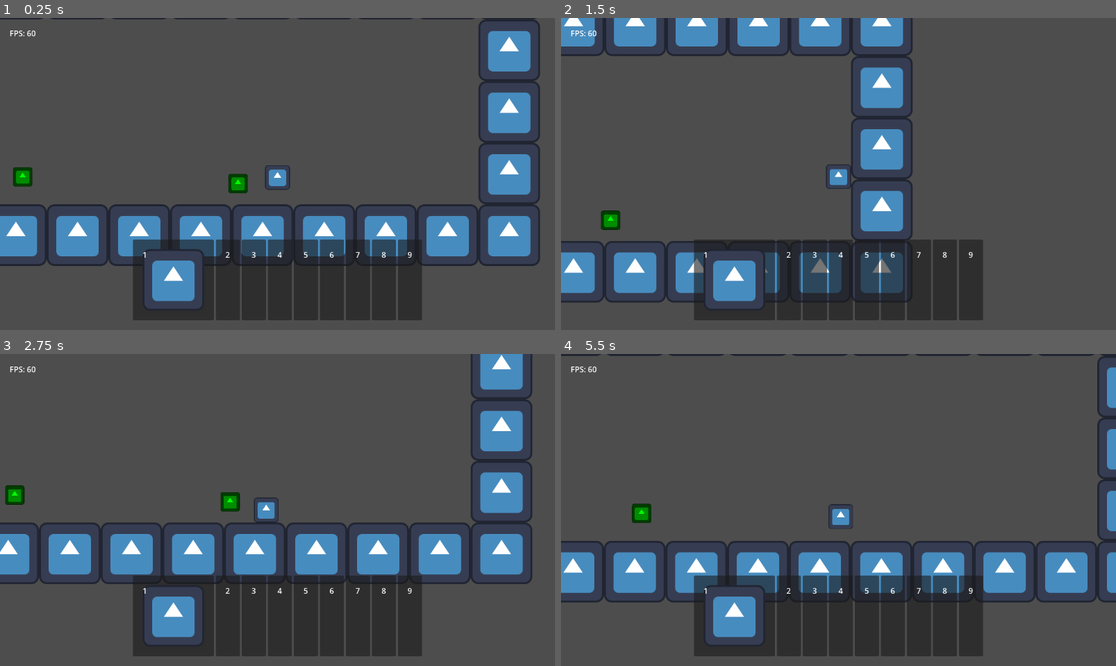
Above: before the commit, frames 1-4 (two rows, left to right).
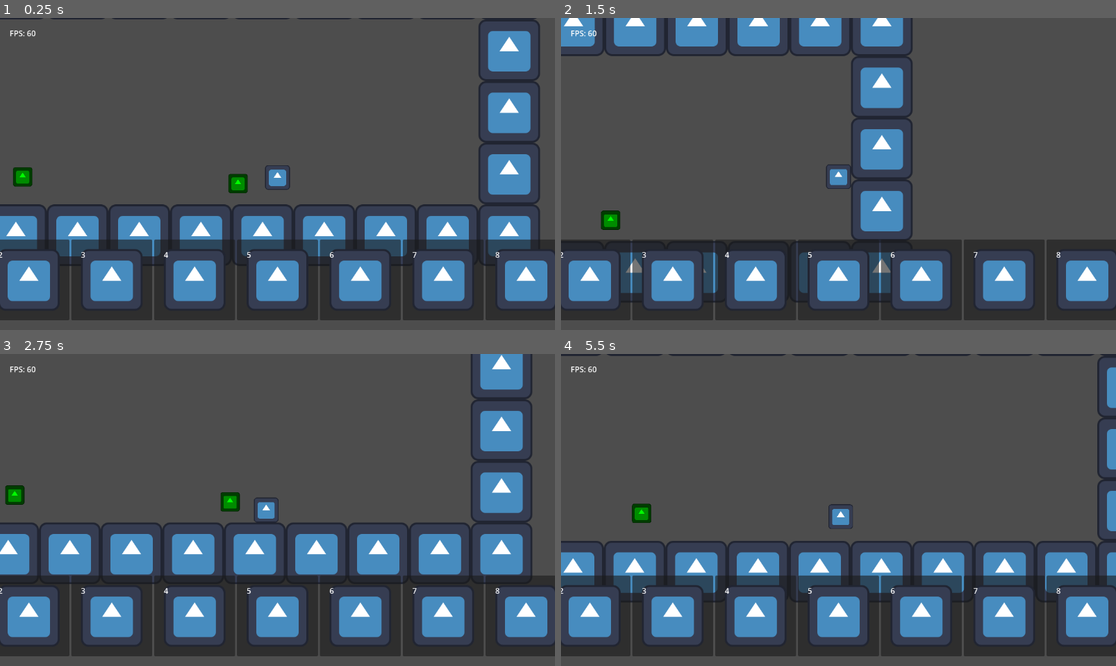
Above: after the commit, the same moments.

Repository: TheHumanMRP/RPG-Life-Tracker
Game: Godot game, scene res://Folders/Systems/Main/Scenes/main_scene.tscn
Two runs of this game, one before a commit and one after it. Both use one fixed random seed, a clock stepped at 60 frames per second and the inputs below. The engine's default icon, where the game draws it, is replaced by a stand-in: a white triangle on a blue panel in a dark square.
Inputs:
- Up to frame 1 (0.25 s): no input
- Up to frame 2 (1.5 s): hold D (move_right) from 0.53 s (still down); tap I (add_test_sword) at 0.6, 1.35 s; tap Space (jump) at 0.77 s
- Up to frame 3 (2.75 s): tap Space (jump) at 1.52 s; release D (move_right) at 2.03 s; hold A (move_left) from 2.03 s (still down); tap I (add_test_sword) at 2.1 s
- Up to frame 4 (5.5 s): release A (move_left) at 2.78 s; hold D (move_right) 2.78-4.28 s; tap I (add_test_sword) every 0.75 s from 2.85 to 5.1 s; tap Space (jump) at 3.02, 3.77, 4.52 s; hold A (move_left) 4.28-5.03 s; hold D (move_right) from 5.03 s (still down)

The runs differ from the first frame. In frame 1, 16% of the frame differs, in the area x 0-100%, y 71-97%; in frame 2, 15%; in frame 3, 15%; in frame 4, 16%.

Commit message:
Auto commit at 2026-07-04 22:23:40

Diff:
--- a/Folders/Systems/Inventory_System/Scripts/hotbar_slot.gd
+++ b/Folders/Systems/Inventory_System/Scripts/hotbar_slot.gd
@@ -16,8 +16,6 @@
 	refresh()
 
 func refresh() -> void:
-	display_logo.texture = null
-
 	check_type_of_item()
 
 	assaign_item()
--- a/Folders/Systems/Inventory_System/Scripts/hotbar_ui.gd
+++ b/Folders/Systems/Inventory_System/Scripts/hotbar_ui.gd
@@ -33,7 +33,7 @@
 	assaign_proper_id_to_hotbar_slots()
 
 func assaign_proper_id_to_hotbar_slots() -> void:
-	print("Hotbar Ui: ")
+	print("\nHotbar Ui: Order given to assaign the proper ids sir")
 
 
 	var hotbar_slots: Array[int] = Global.get_hotbar()
